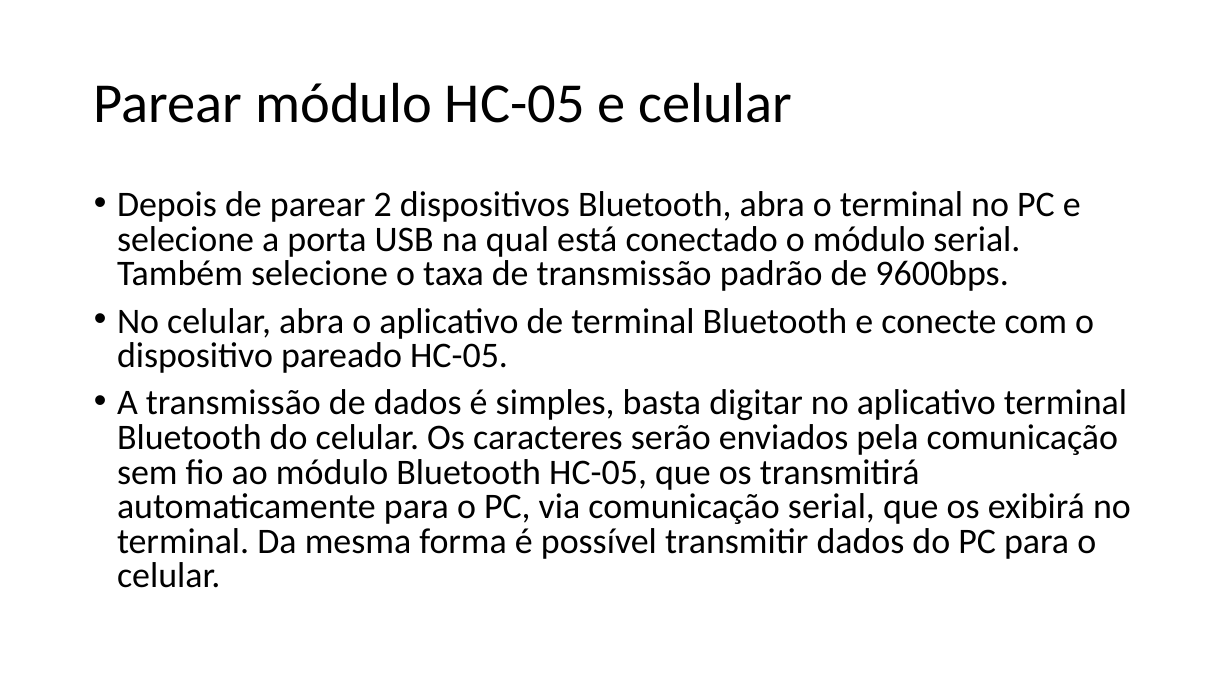
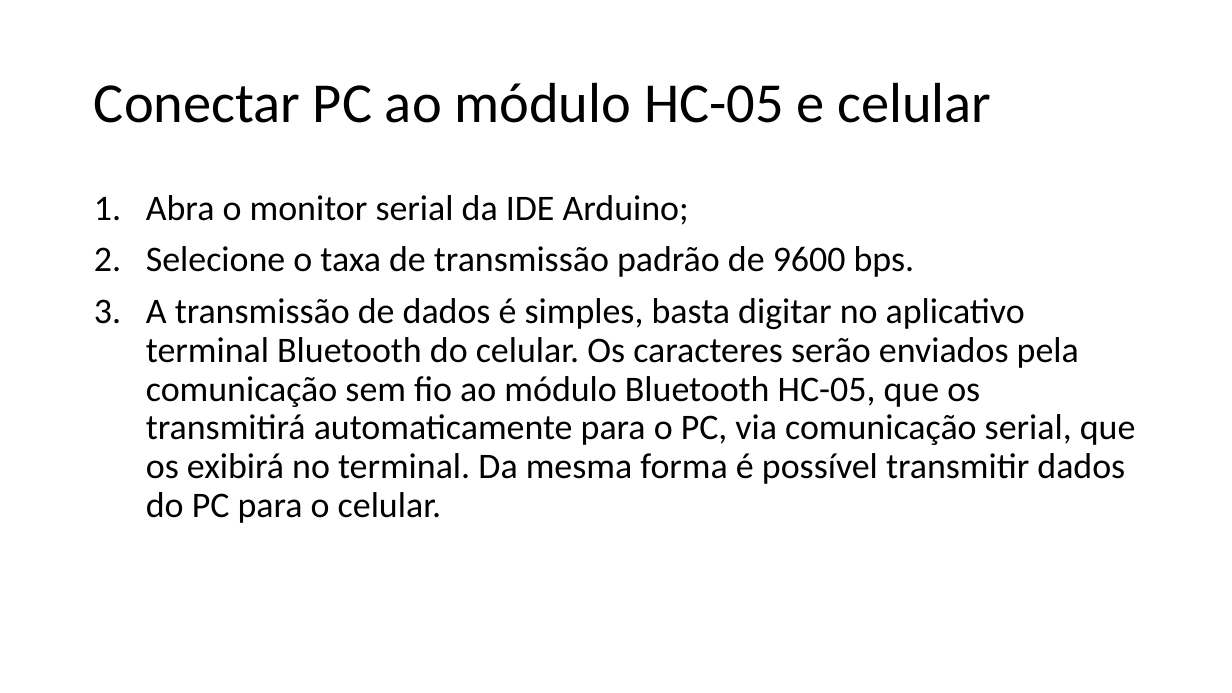
Before and after one commit to salmo-jr/public-slides, a slide deck: slide 31 of arduino-bluetooth.pptx (slide 12 before the commit). Drawn at 1232x693 pixels with LibreOffice and Linux fonts; fonts in the diff are those of the drawing. Boxes give left, top, right and bottom in pixels: in the first picture for what was removed or moved away, otherwise in the second. Text is boxed around its words. In the diff, an @@ line names an element or a change of style, - is before the commit and + after.

```diff
--- a/arduino-bluetooth.pptx
+++ b/arduino-bluetooth.pptx
@@ title at (94, 82, 991, 123): text changed @@
-Parear módulo HC-05 e celular
+Conectar PC ao módulo HC-05 e celular
@@ text at (146, 195, 915, 277): text changed @@
-• Depois de parear 2 dispositivos Bluetooth, abra o terminal no PC e selecione a porta USB na qual está conectado o módulo serial. Também selecione o taxa de transmissão padrão de 9600bps.
-• No celular, abra o aplicativo de terminal Bluetooth e conecte com o dispositivo pareado HC-05.
+1. Abra o monitor serial da IDE Arduino;
+2. Selecione o taxa de transmissão padrão de 9600 bps.
@@ text at (146, 298, 1136, 523): bullet • to 1.; line spacing 0.8 to 0.9 @@
```
Also in this commit, not shown: 7 other slides changed, 19 slides added, 1 slide removed, 5 other files.
